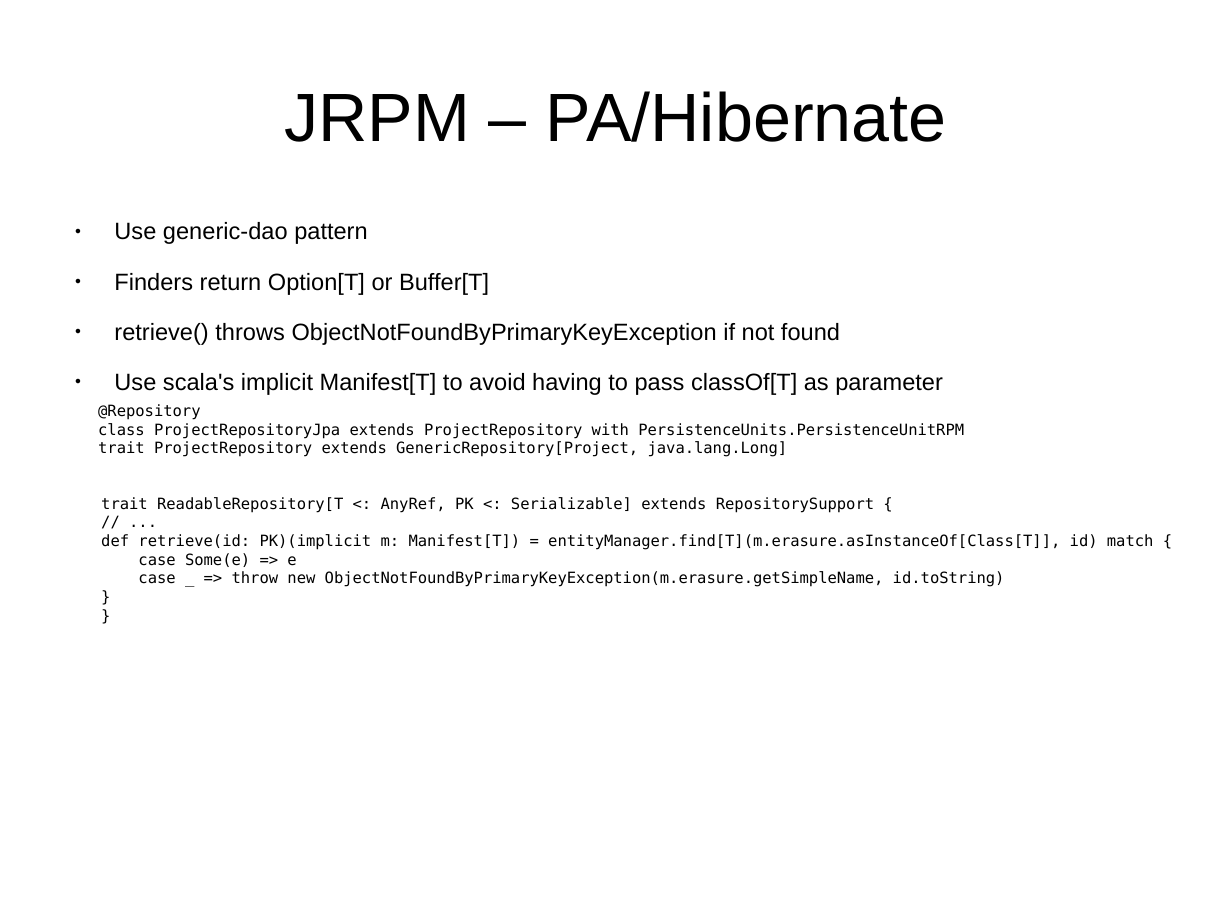
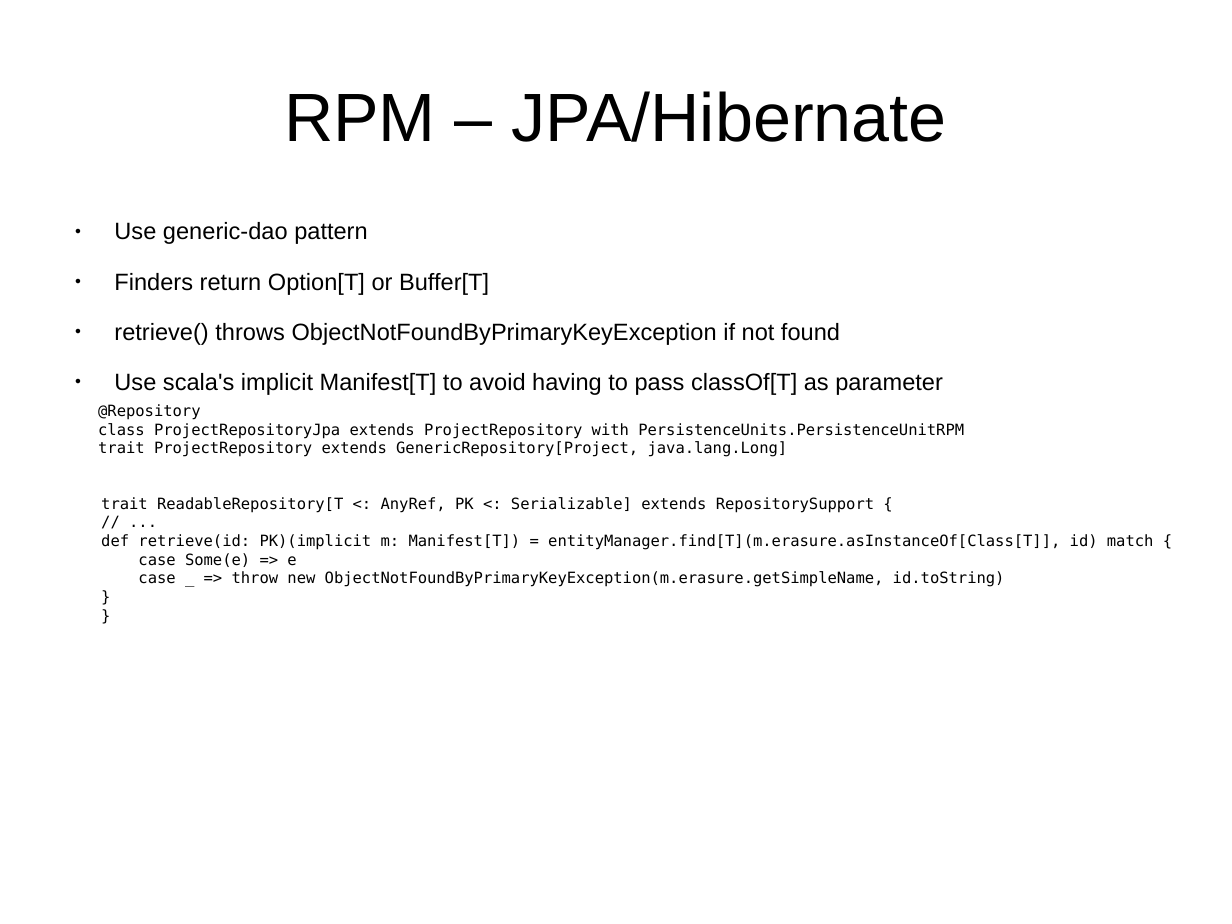
Before and after one commit to andreak/slol-2011, a slide deck: slide 28 of Scala-LiftOff-2011-lift-from-jee-perspective.odp (slide 27 before the commit). Drawn at 1232x924 pixels with LibreOffice and Linux fonts; fonts in the diff are those of the drawing. Boxes give left, top, right and bottom in pixels: in the first picture for what was removed or moved away, otherwise in the second. Text is boxed around its words. In the diff, an @@ line names an element or a change of style, - is before the commit and + after.

```diff
--- a/Scala-LiftOff-2011-lift-from-jee-perspective.odp
+++ b/Scala-LiftOff-2011-lift-from-jee-perspective.odp
@@ title at (x1=284, y1=91, x2=947, y2=142): text changed @@
-JRPM – PA/Hibernate
+RPM – JPA/Hibernate
```
Also in this commit, not shown: 13 other slides changed, 5 slides added.
